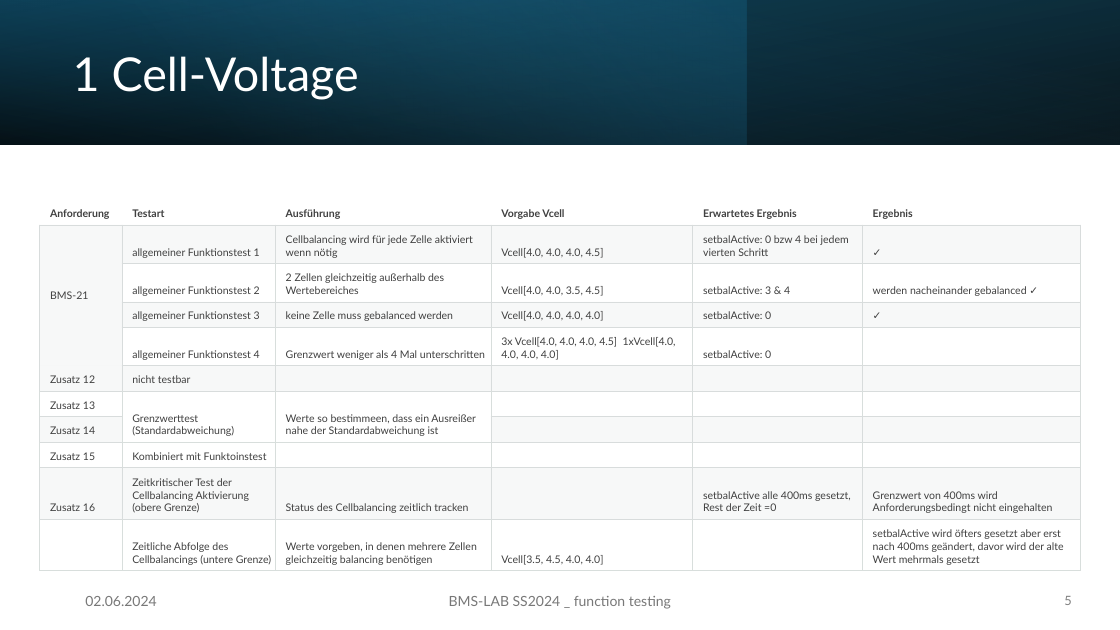
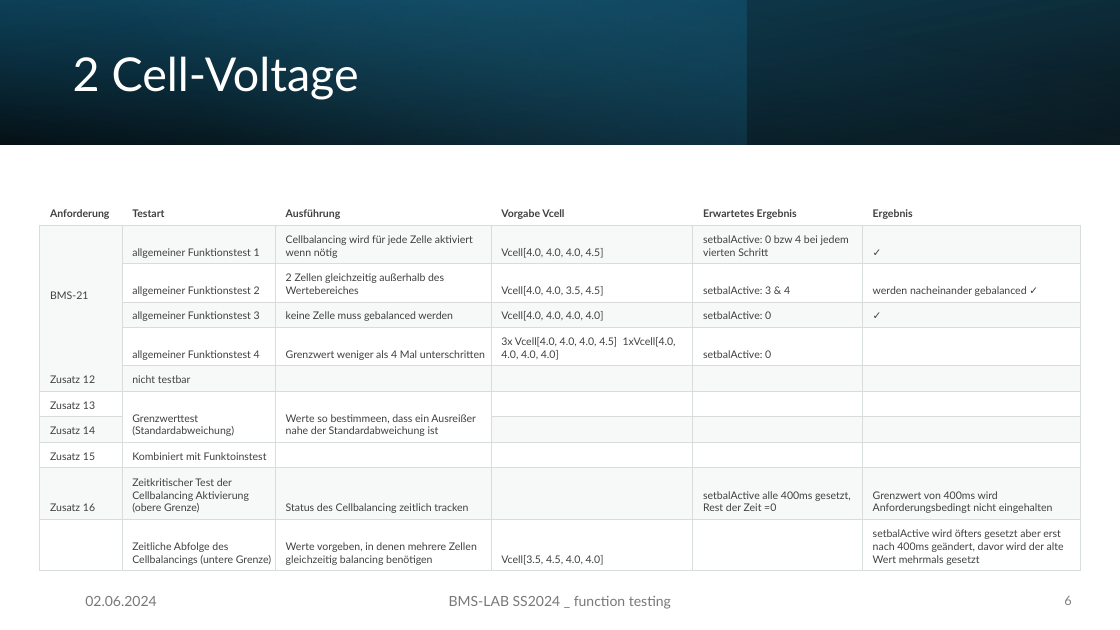
Before and after one commit to juscfz05/BMS_LAB_FZM, a slide deck: slide 6 of function_testing/function testing.pptx (slide 5 before the commit). Drawn at 1120x630 pixels with LibreOffice and Linux fonts; fonts in the diff are those of the drawing. Boxes give left, top, right and bottom in pixels: in the first picture for what was removed or moved away, otherwise in the second. Text is boxed around its words. In the diff, an @@ line names an element or a change of style, - is before the commit and + after.

```diff
--- a/function_testing/function testing.pptx
+++ b/function_testing/function testing.pptx
@@ title at (73, 56, 359, 100): text changed @@
-1 Cell-Voltage
+2 Cell-Voltage
@@ page number at (1064, 596, 1071, 605): text changed @@
-5
+6
```
Also in this commit, not shown: 2 other slides changed, 1 slide added, 1 other file.
